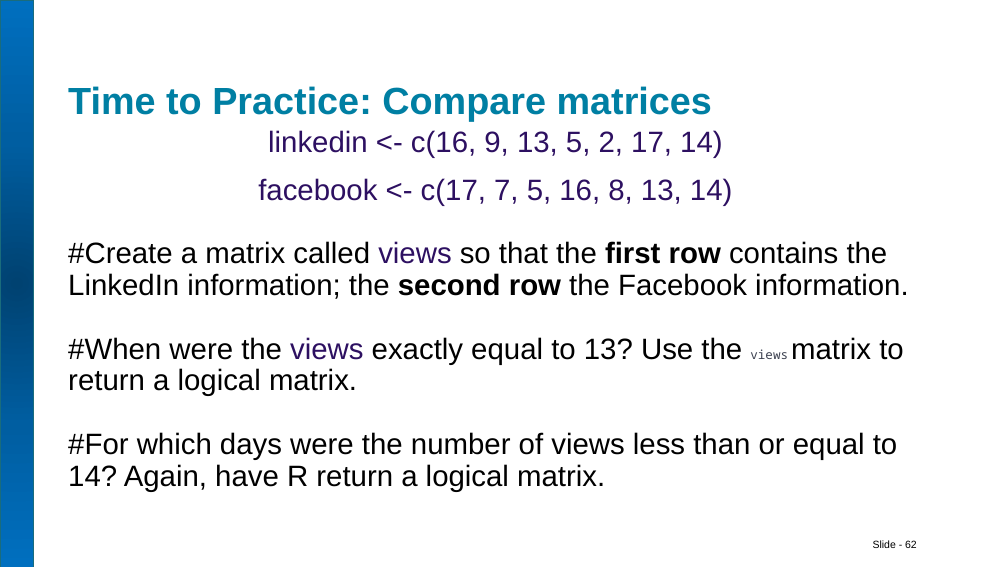
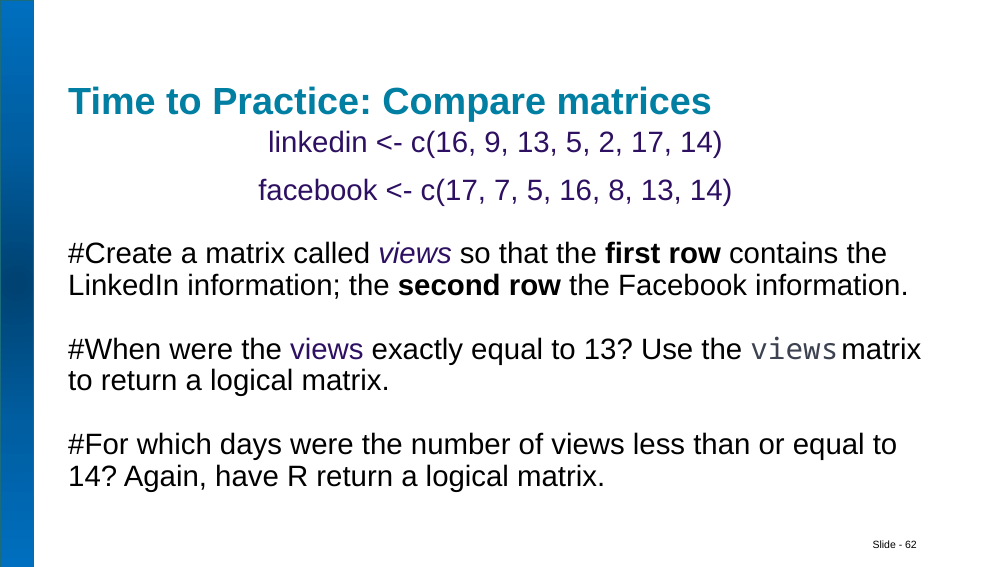
Before and after one commit to HermineGrigoryan/DS-Summer-School, a slide deck: slide 62 of R for Data Science/R for DS AUA.pptx. Drawn at 1008x567 pixels with LibreOffice and Linux fonts; fonts in the diff are those of the drawing. Boxes give left, top, right and bottom in pixels: in the first picture for what was removed or moved away, otherwise in the second. Text is boxed around its words. In the diff, an @@ line names an element or a change of style, - is before the commit and + after.

```diff
--- a/R for Data Science/R for DS AUA.pptx
+++ b/R for Data Science/R for DS AUA.pptx
@@ text at (68,241,921,396): italic on, size 12 to 28 pt in "views" @@
```
Also in this commit, not shown: 20 other slides changed, 36 slides added, 1 other file.
